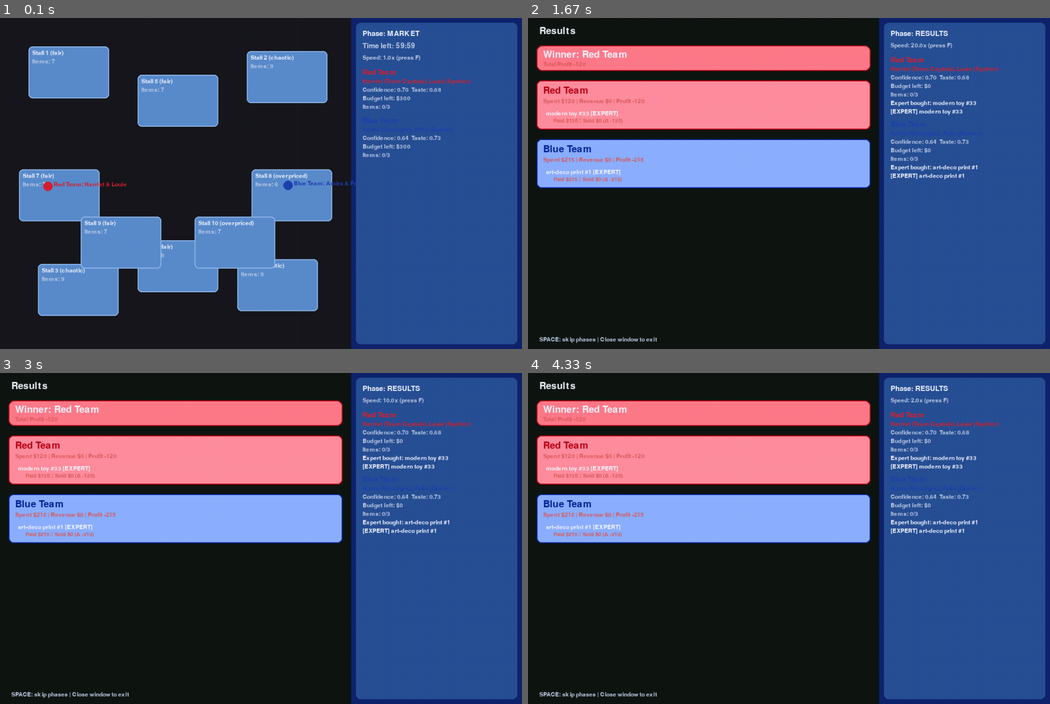
Above: before the commit, frames 1-4 (two rows, left to right).
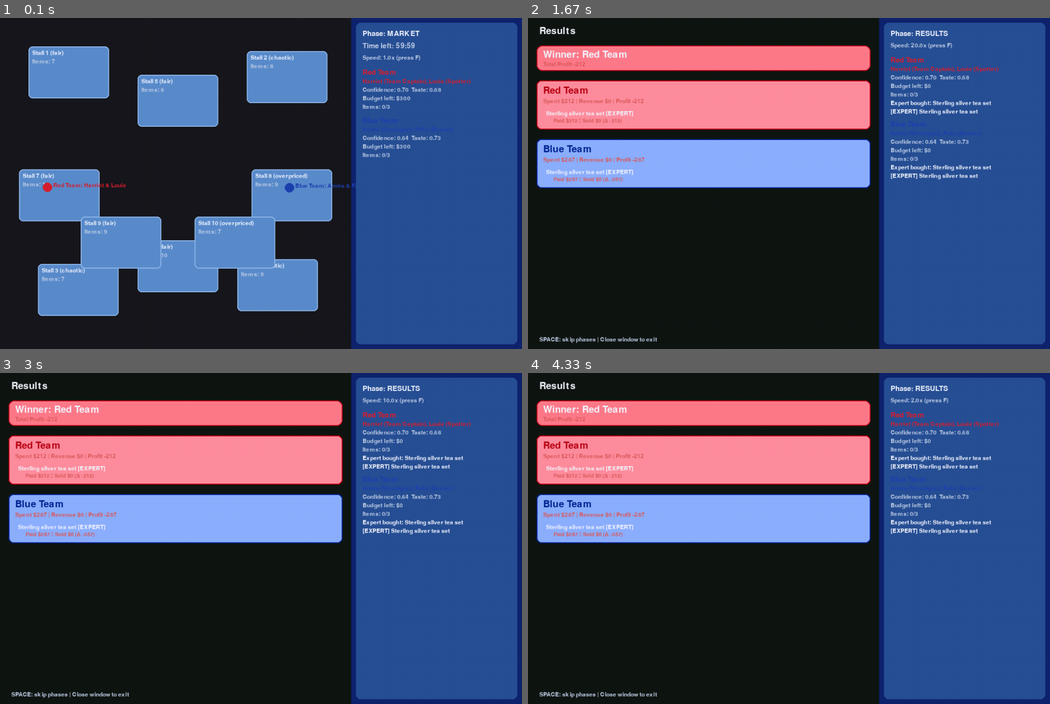
Above: after the commit, the same moments.

Repository: ashvernon/bargain-hunt-simulator
Game: pygame game, started from main.py
Two runs of this game, one before a commit and one after it. Both use one fixed random seed, a clock stepped at 60 frames per second and the inputs below.
Inputs:
- Up to frame 1 (0.1 s): no input
- Up to frame 2 (1.67 s): tap Space at 0.33, 1 s; tap F at 0.67, 1.33 s
- Up to frame 3 (3 s): tap F at 1.73, 2.03, 2.23, 2.57, 2.87 s
- Up to frame 4 (4.33 s): tap F at 3.07, 3.37, 3.63, 3.97, 4.27 s

The runs differ from the first frame. In frame 1, 0.3% of the frame differs, in the area x 8-69%, y 14-80%; in frame 2, 0.9%, in the area x 3-89%, y 13-50%; in frame 3, 0.9%; in frame 4, 0.9%.

Commit message:
Improve splash config and item sourcing

Diff:
--- a/config.py
+++ b/config.py
@@ -6,8 +6,8 @@
     window_w: int = 1100
     window_h: int = 700
     fps: int = 60
-    show_splash: bool = True
-    splash_duration: float = 8.0
+    show_splash_video: bool = True
+    splash_video_max_seconds: float = 8.0
     splash_video_path: str = "assets/video/into_vid.mp4"
 
     # Market phase
@@ -18,9 +18,10 @@
 
     # Item sourcing
     # Which dataset to use for generating items: default assets JSON, generated
-    # JSONL set, or a combination of both. Default to the generated JSONL set so
+    # JSONL set, or a combination of both. Defaults to the assets JSON for
+    # backwards compatibility, but can be switched to the generated JSONL set so
     # item images and metadata from data/items_100.jsonl are available in-game.
-    item_source: str = "generated"
+    item_source: str = "assets"
 
     # Show rules
     items_per_team: int = 3          # team purchases
--- a/main.py
+++ b/main.py
@@ -21,8 +21,8 @@
     )
     parser.add_argument(
         "--item-source",
-        choices=["default", "generated", "combined"],
-        default="generated",
+        choices=["assets", "default", "generated", "combined"],
+        default="assets",
         help="Choose which dataset to load for items",
     )
     return parser.parse_args()
--- a/sim/item_factory.py
+++ b/sim/item_factory.py
@@ -46,7 +46,7 @@
     @classmethod
     def from_source(cls, source: str) -> "ItemFactory":
         source = source.lower()
-        if source == "default":
+        if source in {"default", "assets"}:
             db = ItemDatabase.load_default()
         elif source == "generated":
             db = ItemDatabase.load_generated()
--- a/ui/pygame_app.py
+++ b/ui/pygame_app.py
@@ -9,7 +9,7 @@
     seed: int = 123,
     episode_idx: int = 1,
     market_seconds: Optional[float] = None,
-    item_source: str = "generated",
+    item_source: str = "assets",
 ):
     default_seconds = GameConfig().market_seconds
     cfg = GameConfig(
--- a/ui/splash.py
+++ b/ui/splash.py
@@ -10,15 +10,20 @@
 def play_splash(screen: pygame.Surface, clock: pygame.time.Clock, cfg: GameConfig) -> bool:
     """Play the intro splash video and return False if the window is closed."""
     video_path = Path(cfg.splash_video_path)
-    if not cfg.show_splash:
+    if not cfg.show_splash_video:
         return True
 
     if not video_path.exists():
         print(f"Splash video not found at {video_path}; skipping intro.")
         return True
 
-    clip = VideoFileClip(str(video_path))
-    duration = min(cfg.splash_duration, clip.duration)
+    try:
+        clip = VideoFileClip(str(video_path))
+    except Exception as exc:  # noqa: BLE001
+        print(f"Could not load splash video at {video_path}; skipping intro. ({exc})")
+        return True
+
+    duration = min(cfg.splash_video_max_seconds, clip.duration)
     scale = min(cfg.window_w / clip.w, cfg.window_h / clip.h)
     new_size = (int(clip.w * scale), int(clip.h * scale))
     offset = ((cfg.window_w - new_size[0]) // 2, (cfg.window_h - new_size[1]) // 2)
@@ -35,6 +40,9 @@
                 clip.close()
                 return False
             if event.type in (pygame.KEYDOWN, pygame.MOUSEBUTTONDOWN):
+                if event.type == pygame.KEYDOWN and event.key not in (pygame.K_ESCAPE, pygame.K_SPACE):
+                    # Only specific keys skip the video to avoid accidental dismissals.
+                    continue
                 clip.close()
                 return True
 
Not shown, changed: README.md
